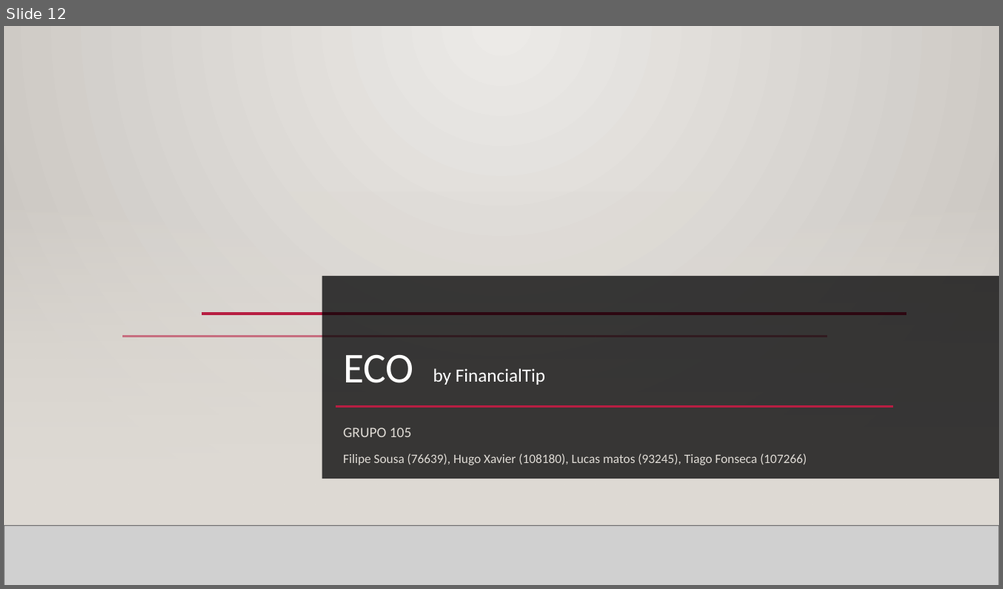
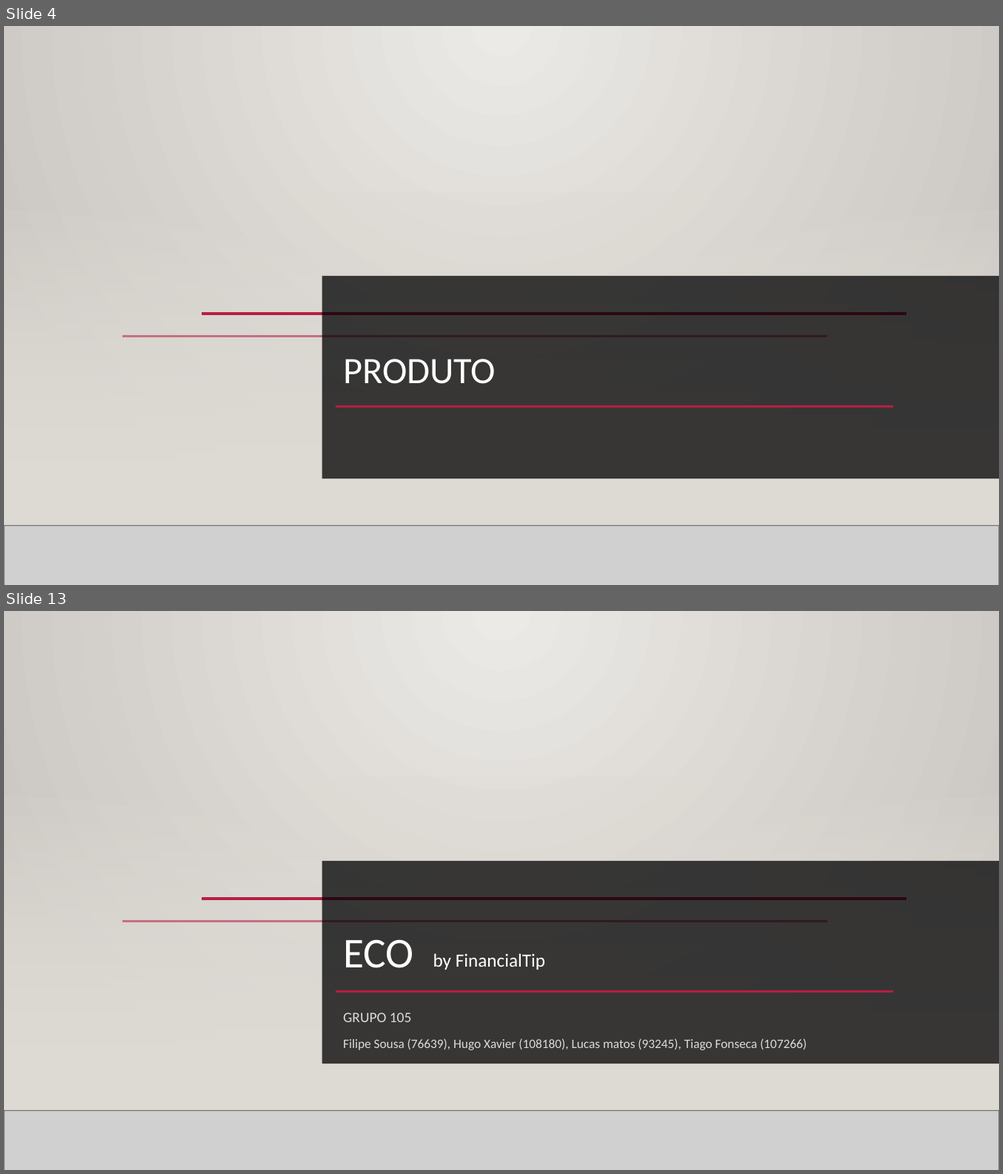
Before and after one commit to Projeto-ECO/Fase-4, a slide deck: Editables/Fase 4 - Implementação.pptx. Shown one above the other, each under a label of ours: slide 12 before the commit, slides 4 and 13 after it; the slides between them are not shown. The pictures are 1003x589 and 1003x1174 pixels, drawn with LibreOffice and Linux fonts; fonts in the diff are those of the drawing; grey boxes stand for pictures; background and template pictures are left out. Boxes give left, top, right and bottom in pixels: in the first picture for what was removed or moved away, otherwise in the second. Text is boxed around its words. In the diff, an @@ line names an element or a change of style, - is before the commit and + after.

```diff
--- a/Editables/Fase 4 - Implementação.pptx
+++ b/Editables/Fase 4 - Implementação.pptx
@@ slide 4 added at (4, 26, 999, 585), background picture (left out); not listed: 3 template elements that a slide beside it also shows @@
@@ rectangle added at (4, 191, 999, 526), fill gradient #DFDBD5 @@
@@ rectangle added at (322, 276, 999, 479), fill #000001 at 75% opacity @@
@@ line added from (201, 314) to (906, 314), #B71E42 2.5 pt @@
@@ title added at (343, 359, 495, 384), 36 pt, text #FFFFFE @@
+PRODUTO
@@ line added from (336, 406) to (893, 406), #B71E42 2.5 pt @@
@@ picture added at (4, 526, 999, 585) @@
@@ line added from (4, 526) to (999, 526), #000001 1 pt @@
@@ what was slide 12 is now slide 13 @@
```
Also in this commit, not shown: 5 slides changed, 6 other slides added, 6 slides removed, 1 other file.
